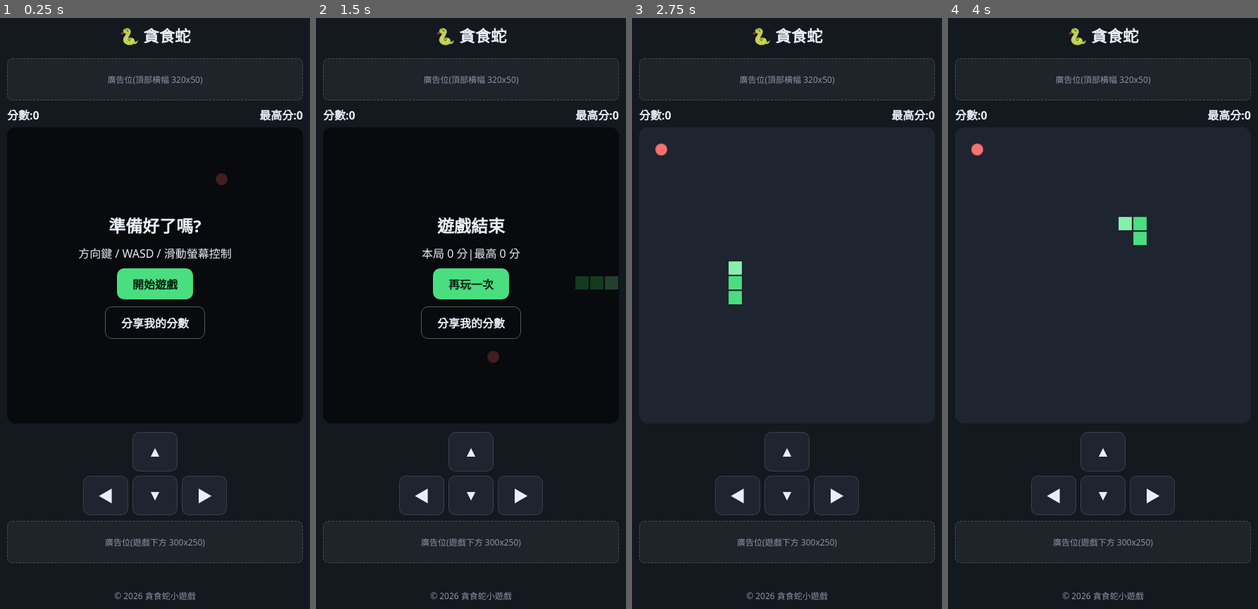
Above: before the commit, frames 1-4 (left to right).
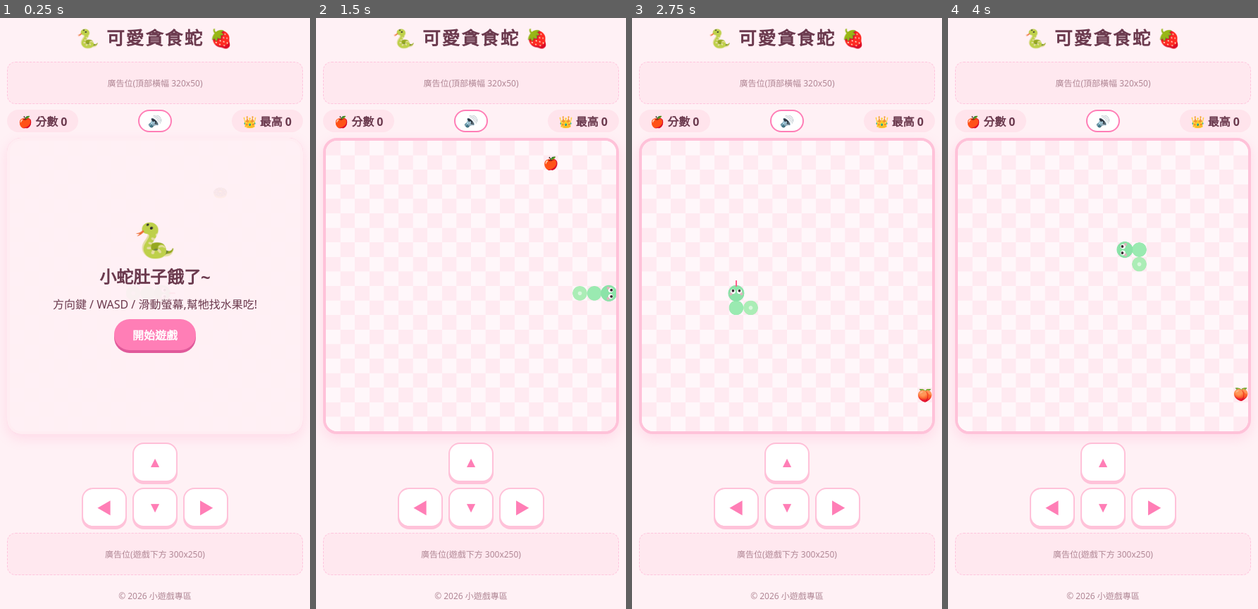
Above: after the commit, the same moments.

Repository: jimin54/Gamezone
Game: browser game, page index.html
Same seed, same stepped clock (60 frames per second), same inputs: the game is played once before the commit and once after it.
Inputs (mouse positions are in pixels of both pictures, inside the frame that each line leads up to; where the layout moved, square brackets give the same spot in the first picture):
- Up to frame 1 (0.25 s): no input
- Up to frame 2 (1.5 s): click "開始遊戲" at 0.27 s; hold Right from 1.03 s (still down); click (471, 313) [471, 307] at 1.07 s; tap Space at 1.1 s
- Up to frame 3 (2.75 s): release Right at 1.53 s; hold Down 1.58-1.85 s; tap Space at 1.6, 2.1, 2.6 s; click (728, 254) [728, 248] at 1.67 s; hold Left 1.9-2.47 s; click (787, 118) at 2.02 s, where only the run after the commit has a clickable "🔊"; click (845, 242) [845, 230] at 2.27 s; tap D at 2.52 s; hold Up from 2.52 s (still down)
- Up to frame 4 (4 s): release Up at 2.82 s; click (1146, 343) [1146, 337] at 2.87 s; hold Right 2.87-3.53 s; tap Space at 3.1, 3.6 s; click (1028, 360) [1028, 348] at 3.47 s; tap A at 3.52 s; hold Up 3.58-3.82 s; hold Left from 3.87 s (still down)

The runs differ from the first frame. In frame 1, 100% of the frame differs, in the area x 0-100%, y 0-100%; in frame 2, 99%; in frame 3, 100%; in frame 4, 100%.

Commit message:
Add files via upload

Diff:
--- a/index.html
+++ b/index.html
@@ -3,52 +3,58 @@
 <head>
 <meta charset="UTF-8">
 <meta name="viewport" content="width=device-width, initial-scale=1, user-scalable=no">
-<title>貪食蛇 - 免費線上小遊戲</title>
-<meta name="description" content="經典貪食蛇線上免費玩,手機電腦都能玩,挑戰你的最高分!">
-<meta property="og:title" content="貪食蛇 - 免費線上小遊戲">
-<meta property="og:description" content="經典貪食蛇線上免費玩,挑戰你的最高分!">
-
-<!-- ====== 變現步驟 1:申請 Google AdSense 後,取消註解並換成你的 ID ======
+<title>可愛貪食蛇 - 免費線上小遊戲</title>
+<meta name="description" content="超可愛的貪食蛇線上免費玩,手機電腦都能玩,吃水果、拿高分!">
+<meta property="og:title" content="可愛貪食蛇 - 免費線上小遊戲">
+<meta property="og:description" content="超可愛的貪食蛇線上免費玩,吃水果、拿高分!">
+
+<!-- ====== 變現:通過 AdSense 審核後,取消註解並換成你的 ID ======
 <script async src="https://pagead2.googlesyndication.com/pagead/js/adsbygoogle.js?client=ca-pub-XXXXXXXXXXXXXXXX" crossorigin="anonymous"></script>
 -->
 
 <style>
-  :root { --bg:#14181f; --card:#1e2430; --accent:#4ade80; --text:#e8eef7; }
-  * { box-sizing: border-box; -webkit-tap-highlight-color: transparent; }
-  body { margin:0; background:var(--bg); color:var(--text); font-family:system-ui,-apple-system,"Noto Sans TC",sans-serif;
+  :root { --bg:#fff1f5; --card:#ffe4ec; --accent:#ff7eb6; --text:#6b3a4e; }
+  * { box-sizing:border-box; -webkit-tap-highlight-color:transparent; }
+  body { margin:0; background:var(--bg); color:var(--text); font-family:"Noto Sans TC",system-ui,-apple-system,sans-serif;
          display:flex; flex-direction:column; align-items:center; min-height:100vh; padding:12px; }
-  h1 { margin:4px 0 8px; font-size:1.4rem; }
-  .ad { width:100%; max-width:420px; min-height:60px; margin:8px 0; background:#ffffff0d; border:1px dashed #ffffff30;
-        border-radius:8px; display:flex; align-items:center; justify-content:center; font-size:.75rem; color:#8895a7; overflow:hidden; }
-  .bar { width:100%; max-width:420px; display:flex; justify-content:space-between; font-weight:600; margin-bottom:6px; }
+  h1 { margin:4px 0 8px; font-size:1.6rem; letter-spacing:2px; }
+  .ad { width:100%; max-width:420px; min-height:60px; margin:8px 0; background:#ff7eb614; border:1px dashed #ff7eb655;
+        border-radius:12px; display:flex; align-items:center; justify-content:center; font-size:.75rem; color:#b08795; overflow:hidden; }
+  .bar { width:100%; max-width:420px; display:flex; justify-content:space-between; margin-bottom:8px; font-weight:700; }
+  .pill { background:var(--card); border-radius:999px; padding:4px 16px; }
   .wrap { position:relative; width:100%; max-width:420px; }
-  canvas { width:100%; aspect-ratio:1; background:var(--card); border-radius:12px; display:block; touch-action:none; }
-  .overlay { position:absolute; inset:0; background:#000b; border-radius:12px; display:flex; flex-direction:column;
+  canvas { width:100%; aspect-ratio:1; border-radius:20px; display:block; touch-action:none;
+           border:4px solid #ffc2d9; box-shadow:0 6px 18px #ff7eb633; background:#fff7fa; }
+  .overlay { position:absolute; inset:0; background:#fff1f5ee; border-radius:20px; display:flex; flex-direction:column;
              align-items:center; justify-content:center; gap:10px; text-align:center; padding:16px; }
   .overlay.hidden { display:none; }
-  button { background:var(--accent); color:#06210f; border:0; border-radius:10px; padding:10px 22px; font-size:1rem; font-weight:700; cursor:pointer; }
-  button.ghost { background:transparent; color:var(--text); border:1px solid #ffffff50; }
-  .pad { display:grid; grid-template-columns:repeat(3,64px); grid-template-rows:repeat(2,56px); gap:6px; margin-top:12px; }
-  .pad button { padding:0; font-size:1.3rem; background:var(--card); color:var(--text); border:1px solid #ffffff20; }
+  .big { font-size:3rem; line-height:1; }
+  button { background:var(--accent); color:#fff; border:0; border-radius:999px; padding:10px 26px; font-size:1rem; font-weight:700; cursor:pointer;
+           box-shadow:0 4px 0 #e0599a; }
+  button:active { transform:translateY(2px); box-shadow:0 2px 0 #e0599a; }
+  button.ghost { background:#fff; color:var(--accent); border:2px solid var(--accent); box-shadow:none; }
+  button.hidden { display:none; }
+  .pad { display:grid; grid-template-columns:repeat(3,64px); grid-template-rows:repeat(2,56px); gap:8px; margin-top:12px; }
+  .pad button { padding:0; font-size:1.3rem; background:#fff; color:var(--accent); border:2px solid #ffc2d9; box-shadow:0 3px 0 #ffc2d9; border-radius:16px; }
   .pad .up { grid-column:2; } .pad .left { grid-column:1; grid-row:2; } .pad .down { grid-column:2; grid-row:2; } .pad .right { grid-column:3; grid-row:2; }
   @media (hover:hover) and (pointer:fine) { .pad { display:none; } }
-  footer { margin-top:auto; padding:12px; font-size:.75rem; color:#8895a7; }
+  footer { margin-top:auto; padding:12px; font-size:.75rem; color:#b08795; }
 </style>
 </head>
 <body>
-  <h1>🐍 貪食蛇</h1>
-
-  <!-- ====== 變現步驟 2:頂部橫幅廣告位 ======
-       把 div 內容換成 AdSense 給你的 <ins class="adsbygoogle" ...> 程式碼 -->
+  <h1>🐍 可愛貪食蛇 🍓</h1>
+
+  <!-- ====== 廣告位 1:頂部橫幅 ====== -->
   <div class="ad" id="ad-top">廣告位(頂部橫幅 320x50)</div>
 
-  <div class="bar"><span>分數:<b id="score">0</b></span><span>最高分:<b id="best">0</b></span></div>
+  <div class="bar"><span class="pill">🍎 分數 <b id="score">0</b></span><button class="ghost" id="muteBtn" style="padding:2px 12px;box-shadow:none" aria-label="音效開關">🔊</button><span class="pill">👑 最高 <b id="best">0</b></span></div>
 
   <div class="wrap">
-    <canvas id="c" width="400" height="400"></canvas>
+    <canvas id="c" width="800" height="800"></canvas>
     <div class="overlay" id="overlay">
-      <h2 id="ovTitle" style="margin:0">準備好了嗎?</h2>
-      <div id="ovMsg">方向鍵 / WASD / 滑動螢幕控制</div>
+      <div class="big" id="ovEmoji">🐍</div>
+      <h2 id="ovTitle" style="margin:0">小蛇肚子餓了~</h2>
+      <div id="ovMsg">方向鍵 / WASD / 滑動螢幕,幫牠找水果吃!</div>
       <button id="startBtn">開始遊戲</button>
       <button class="ghost hidden" id="shareBtn">分享我的分數</button>
     </div>
@@ -61,20 +67,51 @@
     <button class="right" data-d="right">▶</button>
   </div>
 
-  <!-- ====== 變現步驟 3:遊戲下方廣告位(曝光最高的位置之一) ====== -->
+  <!-- ====== 廣告位 2:遊戲下方 ====== -->
   <div class="ad" id="ad-bottom">廣告位(遊戲下方 300x250)</div>
 
-  <footer>© 2026 貪食蛇小遊戲</footer>
+  <footer>© 2026 小遊戲專區</footer>
 
 <script>
 (() => {
   const N = 20, S = 400 / N;
   const cv = document.getElementById('c'), ctx = cv.getContext('2d');
+  ctx.scale(2, 2);
   const $ = id => document.getElementById(id);
   const overlay = $('overlay'), startBtn = $('startBtn'), shareBtn = $('shareBtn');
-
-  let snake, dir, nextDir, food, score, timer, running = false, plays = 0;
-  let best = 0;
+  const FOODS = ['🍎','🍓','🍒','🍑','🍩','🍰','🍪','🍇'];
+
+  // ====== 音效(Web Audio,不需要音檔) ======
+  let audio = null, muted = false;
+  try { muted = localStorage.getItem('snakeMute') === '1'; } catch(e) {}
+  const muteBtn = $('muteBtn');
+  muteBtn.textContent = muted ? '🔇' : '🔊';
+  muteBtn.onclick = () => {
+    muted = !muted;
+    muteBtn.textContent = muted ? '🔇' : '🔊';
+    try { localStorage.setItem('snakeMute', muted ? '1' : '0'); } catch(e) {}
+  };
+  function tone(freq, start, dur, type = 'sine', vol = 0.15) {
+    const o = audio.createOscillator(), g = audio.createGain();
+    o.type = type; o.frequency.value = freq;
+    const t0 = audio.currentTime + start;
+    g.gain.setValueAtTime(vol, t0);
+    g.gain.exponentialRampToValueAtTime(0.001, t0 + dur);
+    o.connect(g); g.connect(audio.destination);
+    o.start(t0); o.stop(t0 + dur);
+  }
+  function sfx(name) {
+    if (muted) return;
+    try {
+      audio = audio || new (window.AudioContext || window.webkitAudioContext)();
+      if (audio.state === 'suspended') audio.resume();
+      if (name === 'eat') { tone(660, 0, .09, 'triangle'); tone(990, .07, .12, 'triangle'); }
+      else if (name === 'start') { [523, 659, 784].forEach((f, i) => tone(f, i * .08, .12, 'triangle')); }
+      else if (name === 'over') { [523, 440, 349, 262].forEach((f, i) => tone(f, i * .14, .2, 'sine', .18)); }
+    } catch(e) {}
+  }
+
+  let snake, dir, nextDir, food, foodEmoji, score, timer, running = false, plays = 0, best = 0, particles = [];
   try { best = +localStorage.getItem('snakeBest') || 0; } catch(e) {}
   $('best').textContent = best;
 
@@ -83,23 +120,27 @@
   function reset() {
     snake = [[10,10],[9,10],[8,10]];
     dir = nextDir = DIRS.right;
-    score = 0; $('score').textContent = 0;
+    score = 0; $('score').textContent = 0; particles = [];
     placeFood();
   }
   function placeFood() {
     do { food = [Math.floor(Math.random()*N), Math.floor(Math.random()*N)]; }
     while (snake.some(s => s[0]===food[0] && s[1]===food[1]));
+    foodEmoji = FOODS[Math.floor(Math.random()*FOODS.length)];
   }
   function start() {
-    reset(); running = true; plays++;
+    reset(); running = true; plays++; sfx('start');
     overlay.classList.add('hidden');
     clearInterval(timer);
-    timer = setInterval(tick, 120);
-    draw();
+    timer = setInterval(tick, 130);
   }
   function speedUp() {
     clearInterval(timer);
-    timer = setInterval(tick, Math.max(55, 120 - score * 2));
+    timer = setInterval(tick, Math.max(65, 130 - score * 2));
+  }
+  function burst(x, y) {
+    for (let i = 0; i < 6; i++)
+      particles.push({ x:x*S+S/2, y:y*S+S/2, vx:(Math.random()-.5)*2, vy:-1-Math.random()*1.5, life:1, e:['💗','✨','⭐'][i%3] });
   }
   function tick() {
     dir = nextDir;
@@ -108,41 +149,85 @@
     snake.unshift(head);
     if (head[0]===food[0] && head[1]===food[1]) {
       score++; $('score').textContent = score;
+      burst(head[0], head[1]); sfx('eat');
       placeFood(); speedUp();
     } else snake.pop();
-    draw();
-  }
-  function draw() {
-    ctx.clearRect(0,0,400,400);
-    ctx.fillStyle = '#f87171';
-    ctx.beginPath(); ctx.arc(food[0]*S+S/2, food[1]*S+S/2, S/2-2, 0, 7); ctx.fill();
-    snake.forEach((s,i) => {
-      ctx.fillStyle = i===0 ? '#86efac' : '#4ade80';
-      ctx.fillRect(s[0]*S+1, s[1]*S+1, S-2, S-2);
+  }
+
+  function render(t) {
+    // 棋盤背景
+    for (let r = 0; r < N; r++) for (let c = 0; c < N; c++) {
+      ctx.fillStyle = (r + c) % 2 ? '#fff7fa' : '#ffeaf1';
+      ctx.fillRect(c*S, r*S, S, S);
+    }
+    // 水果(上下輕輕彈跳)
+    ctx.font = `${S*0.85}px serif`; ctx.textAlign = 'center'; ctx.textBaseline = 'middle';
+    ctx.fillText(foodEmoji, food[0]*S+S/2, food[1]*S+S/2 + Math.sin(t/180)*2 + 1);
+
+    // 蛇身:由尾到頭,漸層粉綠
+    for (let i = snake.length - 1; i >= 0; i--) {
+      const [x, y] = snake[i];
+      const k = i / Math.max(1, snake.length - 1);
+      ctx.fillStyle = i === 0 ? '#8be3a8' : `hsl(${145 - k*15}, 65%, ${72 + k*8}%)`;
+      ctx.beginPath(); ctx.arc(x*S+S/2, y*S+S/2, S*(i===0 ? 0.56 : 0.5), 0, 7); ctx.fill();
+      if (i > 0 && i % 2 === 0) { // 身上的小圓點花紋
+        ctx.fillStyle = '#ffffff88';
+        ctx.beginPath(); ctx.arc(x*S+S/2, y*S+S/2, S*0.14, 0, 7); ctx.fill();
+      }
+    }
+    // 蛇頭:眼睛、腮紅
+    const [hx, hy] = [snake[0][0]*S+S/2, snake[0][1]*S+S/2];
+    const f = dir, p = [-dir[1], dir[0]];
+    [-1, 1].forEach(sd => {
+      const ex = hx + f[0]*S*0.12 + p[0]*S*0.22*sd, ey = hy + f[1]*S*0.12 + p[1]*S*0.22*sd;
+      ctx.fillStyle = '#fff'; ctx.beginPath(); ctx.arc(ex, ey, S*0.17, 0, 7); ctx.fill();
+      ctx.fillStyle = '#3b2a33'; ctx.beginPath(); ctx.arc(ex + f[0]*S*0.05, ey + f[1]*S*0.05, S*0.09, 0, 7); ctx.fill();
+      ctx.fillStyle = '#ff9ec4aa';
+      ctx.beginPath(); ctx.arc(hx - f[0]*S*0.05 + p[0]*S*0.36*sd, hy - f[1]*S*0.05 + p[1]*S*0.36*sd, S*0.1, 0, 7); ctx.fill();
     });
-  }
+    // 小舌頭(閃爍)
+    if (Math.floor(t/400) % 2 === 0) {
+      ctx.strokeStyle = '#ff5c8a'; ctx.lineWidth = 2; ctx.lineCap = 'round';
+      ctx.beginPath(); ctx.moveTo(hx + f[0]*S*0.5, hy + f[1]*S*0.5); ctx.lineTo(hx + f[0]*S*0.85, hy + f[1]*S*0.85); ctx.stroke();
+    }
+    // 吃到水果的愛心星星
+    ctx.font = `${S*0.6}px serif`;
+    particles = particles.filter(q => q.life > 0);
+    particles.forEach(q => {
+      q.x += q.vx; q.y += q.vy; q.life -= 0.03;
+      ctx.globalAlpha = Math.max(0, q.life);
+      ctx.fillText(q.e, q.x, q.y);
+    });
+    ctx.globalAlpha = 1;
+    requestAnimationFrame(render);
+  }
+
   function gameOver() {
-    running = false; clearInterval(timer);
+    running = false; clearInterval(timer); sfx('over');
     if (score > best) { best = score; $('best').textContent = best; try { localStorage.setItem('snakeBest', best); } catch(e) {} }
-    $('ovTitle').textContent = '遊戲結束';
-    $('ovMsg').textContent = `本局 ${score} 分|最高 ${best} 分`;
+    const [emoji, msg] = score < 5 ? ['🌱','加油加油,下次會更好!']
+                      : score < 15 ? ['🍎','不錯喔,小蛇吃得好飽!']
+                      : score < 30 ? ['✨','好厲害!你是貪吃蛇高手!']
+                      : ['🏆','太神啦!小蛇都要吃撐了!'];
+    $('ovEmoji').textContent = emoji;
+    $('ovTitle').textContent = '小蛇撞到啦~';
+    $('ovMsg').innerHTML = `${msg}<br>本局 ${score} 分|最高 ${best} 分`;
     startBtn.textContent = '再玩一次';
     shareBtn.classList.remove('hidden');
     overlay.classList.remove('hidden');
-    // ====== 變現步驟 4:遊戲結束是插入廣告的最佳時機 ======
-    // 例如每玩 3 局顯示一次插頁廣告:
-    // if (plays % 3 === 0) showInterstitialAd();
+    // ====== 廣告位 3:遊戲結束是插入廣告的好時機 ======
+    // 例如每玩 3 局顯示一次插頁廣告:if (plays % 3 === 0) showInterstitialAd();
   }
   function turn(name) {
     const d = DIRS[name];
-    if (d[0] + dir[0] !== 0 || d[1] + dir[1] !== 0) nextDir = d; // 禁止直接迴轉
+    if (d[0] + dir[0] !== 0 || d[1] + dir[1] !== 0) nextDir = d;
   }
 
   startBtn.onclick = start;
   shareBtn.onclick = async () => {
-    const text = `我在貪食蛇拿到 ${score} 分,來挑戰我!`;
+    const text = `我在可愛貪食蛇拿到 ${score} 分,來挑戰我!`;
     try {
-      if (navigator.share) await navigator.share({ title: '貪食蛇', text, url: location.href });
+      if (navigator.share) await navigator.share({ title:'可愛貪食蛇', text, url:location.href });
       else { await navigator.clipboard.writeText(text + ' ' + location.href); shareBtn.textContent = '已複製連結!'; }
     } catch(e) {}
   };
@@ -166,7 +251,8 @@
     }
   }, { passive:true });
 
-  reset(); draw();
+  reset();
+  requestAnimationFrame(render);
 })();
 </script>
 </body>
